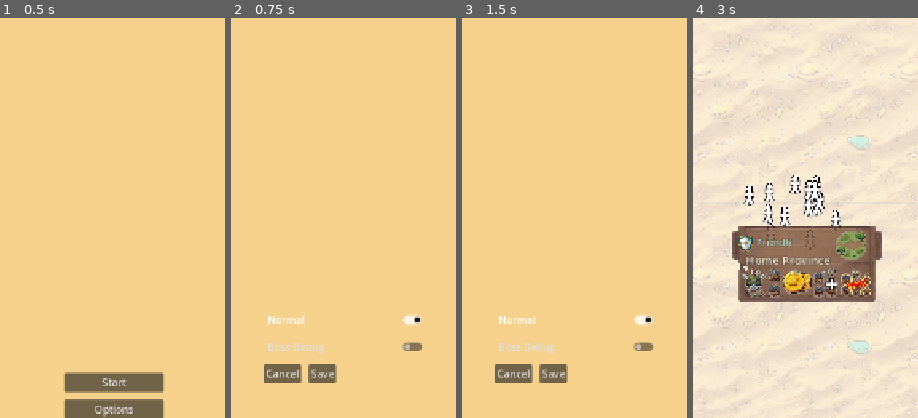
Above: before the commit, frames 1-4 (left to right).
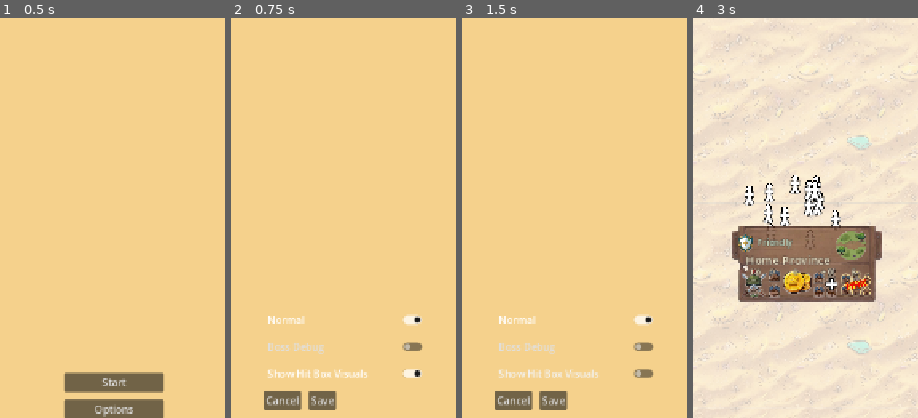
Above: after the commit, the same moments.

Repository: alocc911/aislingin
Game: Godot game, scene res://scenes/MainMenu.tscn
Two runs of this game, one before a commit and one after it. Both use one fixed random seed, a clock stepped at 60 frames per second and the inputs below.
Inputs (mouse positions are % of the whole screen's width and height, from its top left):
- Up to frame 1 (0.5 s): no input
- Up to frame 2 (0.75 s): click "Options" at 0.5 s
- Up to frame 3 (1.5 s): click (50, 46) at 1.25 s, where only the run after the commit has a clickable "Show Hit Box Visuals"
- Up to frame 4 (3 s): click "Save" at 2 s; click "Start" at 2.75 s
The pictures show only the part of the screen within x 25-75%, y 2-52%; the shares and areas given below are measured in that part.

Frame 1 is identical in both runs. In frame 2, 3.2% of the frame differs, in the area x 14-85%, y 86-98%; in frame 3, 3.2%; in frame 4, nothing differs.

Commit message:
Add options toggle for hit box visual display

Diff:
--- a/scenes/MainMenu.tscn
+++ b/scenes/MainMenu.tscn
@@ -58,6 +58,11 @@
 [node name="BossDebug" type="CheckButton" parent="OptionsMenu"]
 layout_mode = 2
 text = "Boss Debug"
+
+[node name="HitBoxVisualDisplay" type="CheckButton" parent="OptionsMenu"]
+layout_mode = 2
+text = "Show Hit Box Visuals"
+button_pressed = true
 
 [node name="BossDebugSettings" type="VBoxContainer" parent="OptionsMenu"]
 visible = false
@@ -126,6 +131,7 @@
 [connection signal="pressed" from="OptionsMenu/Actions/Save" to="." method="_on_save_pressed"]
 [connection signal="toggled" from="OptionsMenu/Normal" to="." method="_on_normal_toggled"]
 [connection signal="toggled" from="OptionsMenu/BossDebug" to="." method="_on_boss_debug_toggled"]
+[connection signal="toggled" from="OptionsMenu/HitBoxVisualDisplay" to="." method="_on_hit_box_visual_display_toggled"]
 [connection signal="toggled" from="OptionsMenu/BossDebugSettings/LeftArm" to="." method="_on_left_arm_toggled"]
 [connection signal="toggled" from="OptionsMenu/BossDebugSettings/RightArm" to="." method="_on_right_arm_toggled"]
 [connection signal="toggled" from="OptionsMenu/BossDebugSettings/LeftLeg" to="." method="_on_left_leg_toggled"]
--- a/scripts/MainLevelFlow.gd
+++ b/scripts/MainLevelFlow.gd
@@ -3359,6 +3359,8 @@
 func _should_show_boss_hit_sensor_debug_overlay() -> bool:
 	if _main == null:
 		return false
+	if not bool(RunConfig.show_hit_box_visual_display):
+		return false
 	if String(_main._current_phase) == String(LevelConfig.PHASE_GRAND_MAP):
 		return false
 	var boss_home_assault_active: bool = bool(_main.get("_boss_home_assault_active"))
--- a/scripts/MainMenu.gd
+++ b/scripts/MainMenu.gd
@@ -16,6 +16,7 @@
 @onready var boss_debug_settings: VBoxContainer = $OptionsMenu/BossDebugSettings
 @onready var selected_limb_hp_row: HBoxContainer = $OptionsMenu/BossDebugSettings/SelectedLimbHpRow
 @onready var selected_limb_hp_spin: SpinBox = $OptionsMenu/BossDebugSettings/SelectedLimbHpRow/SelectedLimbHp
+@onready var hit_box_visual_display_check: CheckButton = $OptionsMenu/HitBoxVisualDisplay
 
 var _saved_mode: String = MODE_NORMAL
 var _editing_mode: String = MODE_NORMAL
@@ -25,23 +26,29 @@
 var _editing_troop_count: int = 50
 var _saved_selected_limb_hit_points: int = 1
 var _editing_selected_limb_hit_points: int = 1
+var _saved_show_hit_box_visual_display: bool = true
+var _editing_show_hit_box_visual_display: bool = true
 
 func _ready() -> void:
 	_saved_mode = RunConfig.selected_mode
 	_saved_focus_limb = RunConfig.normalize_focus_limb(RunConfig.boss_debug_focus_limb)
 	_saved_troop_count = maxi(1, int(RunConfig.boss_debug_troop_count))
 	_saved_selected_limb_hit_points = maxi(1, int(RunConfig.boss_debug_selected_limb_hit_points))
+	_saved_show_hit_box_visual_display = bool(RunConfig.show_hit_box_visual_display)
 	_editing_mode = _saved_mode
 	_editing_focus_limb = _saved_focus_limb
 	_editing_troop_count = _saved_troop_count
 	_editing_selected_limb_hit_points = _saved_selected_limb_hit_points
+	_editing_show_hit_box_visual_display = _saved_show_hit_box_visual_display
 	_apply_mode_to_ui(_editing_mode)
 	_apply_boss_debug_settings_to_ui()
+	hit_box_visual_display_check.button_pressed = _editing_show_hit_box_visual_display
 	show_main_menu()
 
 func _on_start_pressed() -> void:
 	RunConfig.set_mode(_saved_mode)
 	RunConfig.set_boss_debug_settings(_saved_focus_limb, _saved_troop_count, _saved_selected_limb_hit_points)
+	RunConfig.show_hit_box_visual_display = _saved_show_hit_box_visual_display
 	if RunConfig.is_boss_debug_mode():
 		RunConfig.arm_boss_debug_start()
 	get_tree().change_scene_to_file("res://scenes/main.tscn")
@@ -51,8 +58,10 @@
 	_editing_focus_limb = _saved_focus_limb
 	_editing_troop_count = _saved_troop_count
 	_editing_selected_limb_hit_points = _saved_selected_limb_hit_points
+	_editing_show_hit_box_visual_display = _saved_show_hit_box_visual_display
 	_apply_mode_to_ui(_editing_mode)
 	_apply_boss_debug_settings_to_ui()
+	hit_box_visual_display_check.button_pressed = _editing_show_hit_box_visual_display
 	main_menu.visible = false
 	options_menu.visible = true
 
@@ -64,8 +73,10 @@
 	_saved_focus_limb = _editing_focus_limb
 	_saved_troop_count = maxi(1, _editing_troop_count)
 	_saved_selected_limb_hit_points = maxi(1, _editing_selected_limb_hit_points)
+	_saved_show_hit_box_visual_display = _editing_show_hit_box_visual_display
 	RunConfig.set_mode(_saved_mode)
 	RunConfig.set_boss_debug_settings(_saved_focus_limb, _saved_troop_count, _saved_selected_limb_hit_points)
+	RunConfig.show_hit_box_visual_display = _saved_show_hit_box_visual_display
 	show_main_menu()
 
 func _on_normal_toggled(button_pressed: bool) -> void:
@@ -120,3 +131,7 @@
 
 func _on_selected_limb_hp_value_changed(value: float) -> void:
 	_editing_selected_limb_hit_points = maxi(1, int(round(value)))
+
+
+func _on_hit_box_visual_display_toggled(button_pressed: bool) -> void:
+	_editing_show_hit_box_visual_display = button_pressed
--- a/scripts/RunConfig.gd
+++ b/scripts/RunConfig.gd
@@ -13,6 +13,7 @@
 static var boss_debug_troop_count: int = 50
 static var boss_debug_selected_limb_hit_points: int = 1
 static var launch_boss_debug_assault_on_start: bool = false
+static var show_hit_box_visual_display: bool = true
 
 
 static func set_mode(mode: String) -> void:
